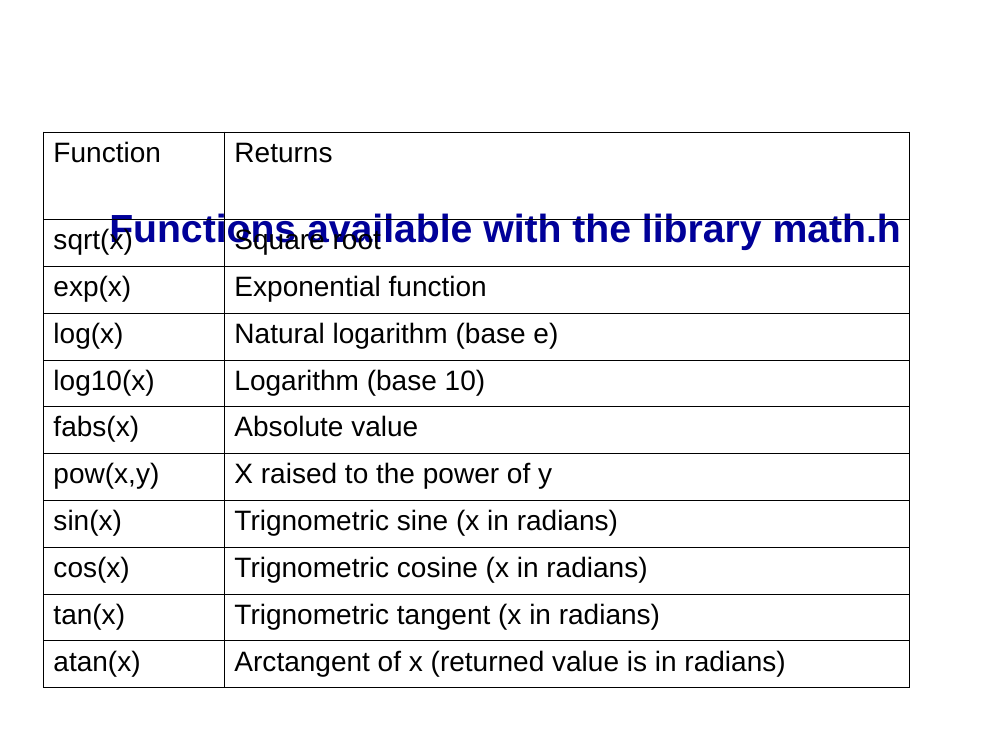
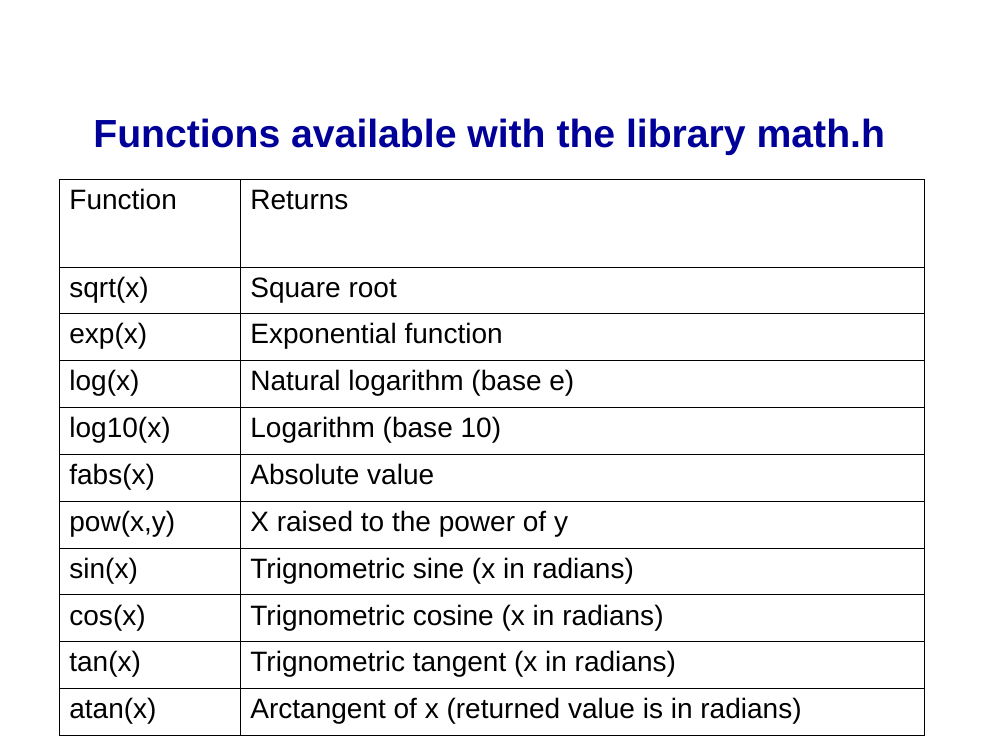
Before and after one commit to mikeg64/iome, a slide deck: slide 4 of src/examples/course/c/presentation/IntrotoC2.ppt. Drawn at 1008x756 pixels with LibreOffice and Linux fonts; fonts in the diff are those of the drawing; background and template pictures are left out. Boxes give left, top, right and bottom in pixels: in the first picture for what was removed or moved away, otherwise in the second. Text is boxed around its words. In the diff, an @@ line names an element or a change of style, - is before the commit and + after.

```diff
--- a/src/examples/course/c/presentation/IntrotoC2.ppt
+++ b/src/examples/course/c/presentation/IntrotoC2.ppt
@@ title "Functions available with the library ...": place and size @@
-title "Functions available with the library ..." at (109,211,901,250)
+title "Functions available with the library ..." at (93,118,885,155)
@@ table: place and size @@
-table at (43,132,909,687)
+table at (59,179,925,735)
```
Also in this commit, not shown: 10 other slides changed.
